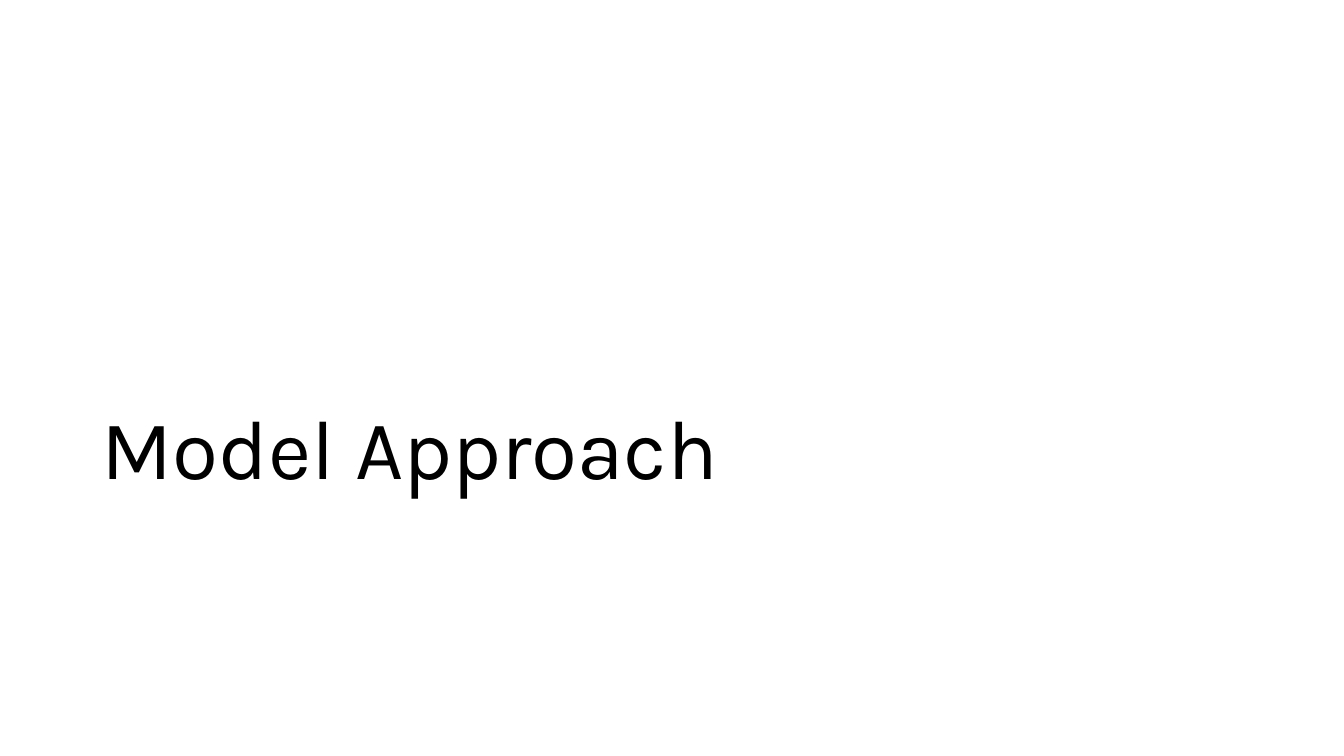
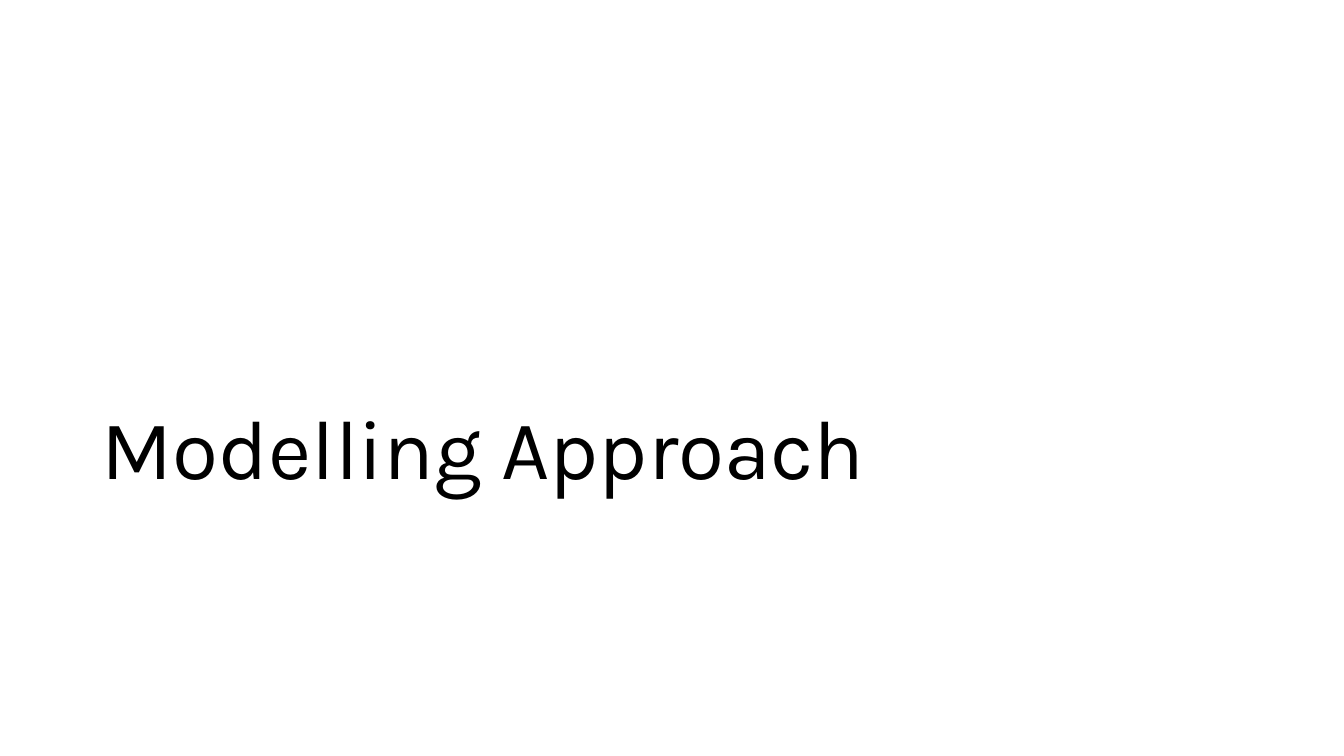
Before and after one commit to noahsta/datathon, a slide deck: slide 5 of docs/GroupPresentation.pptx (slide 4 before the commit). Drawn at 1344x756 pixels with LibreOffice and Linux fonts; fonts in the diff are those of the drawing. Boxes give left, top, right and bottom in pixels: in the first picture for what was removed or moved away, otherwise in the second. Text is boxed around its words. In the diff, an @@ line names an element or a change of style, - is before the commit and + after.

```diff
--- a/docs/GroupPresentation.pptx
+++ b/docs/GroupPresentation.pptx
@@ title at <box>102,421,865,499</box>: text changed @@
-Model Approach
+Modelling Approach
```
Also in this commit, not shown: 6 other slides changed, 3 slides added, 1 slide removed, 3 other files.
